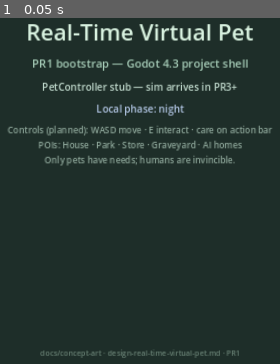
Above: before the commit, frame 1.
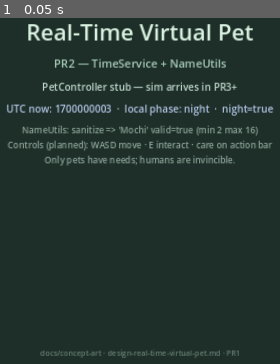
Above: after the commit, the same moment.

Repository: i-apologise/real-time-virtual-pet
Game: Godot game, scene res://scenes/main.tscn
The game is run twice, just before and just after one commit, with the same random seed, the same clock (stepped at 60 frames per second) and the same inputs.
Inputs:
- Up to frame 1 (0.05 s): no input

The runs differ from the first frame. In frame 1, 4.8% of the frame differs, in the area x 2-98%, y 11-39%.

Commit message:
feat(pr2): TimeService clock injection, TimeUtils, NameUtils
- TimeService: now_unix_utc, local_datetime, local_day_phase, injectable clock
- TimeUtils: phase table (dawn/day/dusk/night), dt clamp/format helpers
- NameUtils: sanitize control chars, min 2 max 16 validation
- Headless tests: test_time_utils, test_name_utils (3 suites green)
- Main shell shows phase + name sample; PR evidence under docs/pr-screenshots/

Diff:
--- a/scenes/main.gd
+++ b/scenes/main.gd
@@ -1,5 +1,7 @@
 extends Control
-## Bootstrap main scene (PR1). Placeholder until town hub ships.
+## Main shell — shows TimeService / NameUtils (PR2).
+
+const NameUtils := preload("res://src/util/name_utils.gd")
 
 @onready var _title: Label = %TitleLabel
 @onready var _subtitle: Label = %SubtitleLabel
@@ -10,10 +12,24 @@
 
 func _ready() -> void:
 	_title.text = "Real-Time Virtual Pet"
-	_subtitle.text = "PR1 bootstrap — Godot 4.3 project shell"
+	_subtitle.text = "PR2 — TimeService + NameUtils"
 	_status.text = PetController.get_status_line()
-	_phase.text = "Local phase: %s" % str(TimeService.local_day_phase())
-	_hints.text = "Controls (planned): WASD move · E interact · care on action bar\nPOIs: House · Park · Store · Graveyard · AI homes\nOnly pets have needs; humans are invincible."
-	print("[main] Real-Time Virtual Pet PR1 ready")
-	print("[main] TimeService phase=", TimeService.local_day_phase())
-	print("[main] SceneRouter house=", SceneRouter.describe_poi(SceneRouter.Poi.HOUSE))
+	var phase: StringName = TimeService.local_day_phase()
+	var unix: float = TimeService.now_unix_utc()
+	_phase.text = "UTC now: %.0f  ·  local phase: %s  ·  night=%s" % [
+		unix, str(phase), str(TimeService.is_local_night())
+	]
+	var sample := "  Mochi\n"
+	var ok: bool = NameUtils.is_valid_name(sample)
+	_hints.text = (
+		"NameUtils: sanitize => '%s' valid=%s (min %d max %d)\n"
+		+ "Controls (planned): WASD move · E interact · care on action bar\n"
+		+ "Only pets have needs; humans are invincible."
+	) % [
+		NameUtils.sanitize_name(sample),
+		str(ok),
+		NameUtils.NAME_MIN_LEN,
+		NameUtils.NAME_MAX_LEN,
+	]
+	print("[main] phase=", phase, " unix=", unix)
+	print("[main] name sample valid=", ok)
--- a/src/autoload/time_service.gd
+++ b/src/autoload/time_service.gd
@@ -1,17 +1,45 @@
 extends Node
-## Stub — PR2 will implement UTC clock + local day phase.
-## Injectable clock for tests later.
+## Wall-clock access for sim and presentation.
+## UTC for simulation authority; local datetime for day phase / UI only.
+
+const _TimeUtils := preload("res://src/util/time_utils.gd")
+
+var _clock_override: Callable = Callable()
+
+
+func set_clock_override(clock: Callable) -> void:
+	_clock_override = clock
+
+
+func clear_clock_override() -> void:
+	_clock_override = Callable()
+
+
+func has_clock_override() -> bool:
+	return _clock_override.is_valid()
+
 
 func now_unix_utc() -> float:
-	return Time.get_unix_time_from_system()
+	if _clock_override.is_valid():
+		return float(_clock_override.call())
+	return float(Time.get_unix_time_from_system())
+
+
+func local_datetime() -> Dictionary:
+	if _clock_override.is_valid():
+		var unix := float(_clock_override.call())
+		return Time.get_datetime_dict_from_unix_time(int(unix))
+	return Time.get_datetime_dict_from_system()
 
 
 func local_day_phase() -> StringName:
-	var h := Time.get_time_dict_from_system()["hour"] as int
-	if h >= 5 and h < 11:
-		return &"morning"
-	if h >= 11 and h < 17:
-		return &"day"
-	if h >= 17 and h < 21:
-		return &"dusk"
-	return &"night"
+	var h: int = int(local_datetime().get("hour", 0))
+	return _TimeUtils.phase_from_hour(h)
+
+
+func is_local_night() -> bool:
+	return local_day_phase() == &"night"
+
+
+func is_local_day() -> bool:
+	return local_day_phase() == &"day"
--- /dev/null
+++ b/src/util/name_utils.gd
@@ -0,0 +1,30 @@
+class_name NameUtils
+extends RefCounted
+## Pet display name rules: min 2, max 16, strip control chars only.
+
+const NAME_MIN_LEN := 2
+const NAME_MAX_LEN := 16
+
+
+## Strip control characters (ASCII < 32 and DEL). Edge-trim whitespace; interior spaces OK.
+static func sanitize_name(raw: String) -> String:
+	var out := ""
+	for i in raw.length():
+		var c: int = raw.unicode_at(i)
+		if c < 32 or c == 127:
+			continue
+		out += String.chr(c)
+	return out.strip_edges()
+
+
+static func is_valid_name(raw: String) -> bool:
+	var s := sanitize_name(raw)
+	return s.length() >= NAME_MIN_LEN and s.length() <= NAME_MAX_LEN
+
+
+## Returns sanitized name if valid, else empty string.
+static func accepted_name_or_empty(raw: String) -> String:
+	var s := sanitize_name(raw)
+	if s.length() >= NAME_MIN_LEN and s.length() <= NAME_MAX_LEN:
+		return s
+	return ""
--- /dev/null
+++ b/src/util/time_utils.gd
@@ -0,0 +1,62 @@
+class_name TimeUtils
+extends RefCounted
+## Pure time helpers — no scene tree, no OS clock (pass values in).
+
+## Design phases (local hour, presentation only; never use in passive decay).
+## dawn: [5, 8)  day: [8, 18)  dusk: [18, 21)  night: otherwise
+static func phase_from_hour(hour: int) -> StringName:
+	var h := hour % 24
+	if h < 0:
+		h += 24
+	if h >= 5 and h < 8:
+		return &"dawn"
+	if h >= 8 and h < 18:
+		return &"day"
+	if h >= 18 and h < 21:
+		return &"dusk"
+	return &"night"
+
+
+static func is_night_hour(hour: int) -> bool:
+	return phase_from_hour(hour) == &"night"
+
+
+static func is_day_hour(hour: int) -> bool:
+	return phase_from_hour(hour) == &"day"
+
+
+## Elapsed seconds between two unix timestamps (can be negative if reversed).
+static func delta_seconds(from_unix: float, to_unix: float) -> float:
+	return to_unix - from_unix
+
+
+## Clamp a non-negative duration to max_sec (for MAX_CATCHUP-style caps later).
+static func clamp_forward_dt(raw_dt: float, max_sec: float) -> float:
+	if raw_dt < 0.0:
+		return 0.0
+	if max_sec >= 0.0 and raw_dt > max_sec:
+		return max_sec
+	return raw_dt
+
+
+## Human-readable duration for debug HUD (e.g. "2h 5m").
+static func format_duration(seconds: float) -> String:
+	var s := int(floor(abs(seconds)))
+	var neg := seconds < 0.0
+	var days := s / 86400
+	s = s % 86400
+	var hours := s / 3600
+	s = s % 3600
+	var mins := s / 60
+	s = s % 60
+	var parts: PackedStringArray = []
+	if days > 0:
+		parts.append("%dd" % days)
+	if hours > 0:
+		parts.append("%dh" % hours)
+	if mins > 0:
+		parts.append("%dm" % mins)
+	if parts.is_empty() or (days == 0 and hours == 0 and mins == 0 and s > 0):
+		parts.append("%ds" % s)
+	var out := " ".join(parts)
+	return ("-" + out) if neg else out
--- a/tests/run_tests.gd
+++ b/tests/run_tests.gd
@@ -1,9 +1,11 @@
 extends SceneTree
-## Zero-dependency test runner (PR1).
+## Zero-dependency test runner.
 ## Usage: godot --headless --path . -s res://tests/run_tests.gd
 
 const TEST_SCRIPTS := [
 	"res://tests/test_bootstrap.gd",
+	"res://tests/test_time_utils.gd",
+	"res://tests/test_name_utils.gd",
 ]
 
 
--- /dev/null
+++ b/tests/test_name_utils.gd
@@ -0,0 +1,38 @@
+extends RefCounted
+
+const NU := preload("res://src/util/name_utils.gd")
+
+
+func run() -> Dictionary:
+	if NU.NAME_MIN_LEN != 2 or NU.NAME_MAX_LEN != 16:
+		return {"ok": false, "message": "NAME_MIN/MAX constants wrong"}
+
+	if not NU.is_valid_name("Bo"):
+		return {"ok": false, "message": "Bo should be valid"}
+	if not NU.is_valid_name("SixteenCharsHere"):
+		return {"ok": false, "message": "16-char should be valid"}
+	if NU.is_valid_name("A"):
+		return {"ok": false, "message": "1-char invalid"}
+	if NU.is_valid_name(""):
+		return {"ok": false, "message": "empty invalid"}
+	if NU.is_valid_name("ThisNameIsWayTooLongXX"):
+		return {"ok": false, "message": "too long invalid"}
+
+	var clean: String = NU.sanitize_name("Hi\nThere\t")
+	if clean != "HiThere":
+		return {"ok": false, "message": "sanitize control failed: '%s'" % clean}
+
+	if NU.sanitize_name("  Soft Blob  ") != "Soft Blob":
+		return {"ok": false, "message": "edge trim / interior space failed"}
+	if not NU.is_valid_name("  Soft Blob  "):
+		return {"ok": false, "message": "Soft Blob after sanitize should be valid"}
+
+	if NU.accepted_name_or_empty("x") != "":
+		return {"ok": false, "message": "accepted_name_or_empty should reject short"}
+	if NU.accepted_name_or_empty("  Mochi ") != "Mochi":
+		return {"ok": false, "message": "accepted_name_or_empty should return sanitized"}
+
+	if not NU.is_valid_name("CoolPet99"):
+		return {"ok": false, "message": "alphanumeric should pass"}
+
+	return {"ok": true, "message": "NameUtils min2 max16 sanitize OK"}
--- /dev/null
+++ b/tests/test_time_utils.gd
@@ -0,0 +1,65 @@
+extends RefCounted
+
+const TU := preload("res://src/util/time_utils.gd")
+
+
+func run() -> Dictionary:
+	var cases := {
+		0: &"night",
+		4: &"night",
+		5: &"dawn",
+		7: &"dawn",
+		8: &"day",
+		12: &"day",
+		17: &"day",
+		18: &"dusk",
+		20: &"dusk",
+		21: &"night",
+		23: &"night",
+	}
+	for hour in cases.keys():
+		var got: StringName = TU.phase_from_hour(int(hour))
+		var want: StringName = cases[hour]
+		if got != want:
+			return {"ok": false, "message": "hour %s expected %s got %s" % [hour, want, got]}
+
+	if not TU.is_day_hour(10) or TU.is_night_hour(10):
+		return {"ok": false, "message": "day hour flags wrong"}
+	if not TU.is_night_hour(22) or TU.is_day_hour(22):
+		return {"ok": false, "message": "night hour flags wrong"}
+
+	if abs(TU.delta_seconds(100.0, 250.5) - 150.5) > 0.001:
+		return {"ok": false, "message": "delta_seconds wrong"}
+
+	if TU.clamp_forward_dt(-5.0, 100.0) != 0.0:
+		return {"ok": false, "message": "negative dt should clamp to 0"}
+	if TU.clamp_forward_dt(999.0, 100.0) != 100.0:
+		return {"ok": false, "message": "max catchup clamp failed"}
+	if TU.clamp_forward_dt(50.0, 100.0) != 50.0:
+		return {"ok": false, "message": "in-range dt should pass"}
+
+	var fmt: String = TU.format_duration(3661.0)
+	if not ("1h" in fmt and "1m" in fmt):
+		return {"ok": false, "message": "format_duration unexpected: %s" % fmt}
+
+	var fixed := 1_700_000_000.0
+	TimeService.set_clock_override(func() -> float: return fixed)
+	if abs(TimeService.now_unix_utc() - fixed) > 0.001:
+		TimeService.clear_clock_override()
+		return {"ok": false, "message": "clock override failed"}
+	if not TimeService.has_clock_override():
+		TimeService.clear_clock_override()
+		return {"ok": false, "message": "has_clock_override expected true"}
+	TimeService.clear_clock_override()
+	if TimeService.has_clock_override():
+		return {"ok": false, "message": "clear_clock_override failed"}
+	var live := TimeService.now_unix_utc()
+	var sys := float(Time.get_unix_time_from_system())
+	if abs(live - sys) > 2.0:
+		return {"ok": false, "message": "live clock drift too large"}
+
+	var phase: StringName = TimeService.local_day_phase()
+	if phase != &"dawn" and phase != &"day" and phase != &"dusk" and phase != &"night":
+		return {"ok": false, "message": "unexpected phase: %s" % str(phase)}
+
+	return {"ok": true, "message": "TimeUtils + TimeService clock injection OK"}
Binary file added: docs/pr-screenshots/pr2-day-phase-table.png
Binary file added: docs/pr-screenshots/pr2-name-rules.png
Binary file added: docs/pr-screenshots/pr2-tests-green.png
Not shown, added: src/util/name_utils.gd.uid
Not shown, added: src/util/time_utils.gd.uid
Not shown, added: tests/test_name_utils.gd.uid
Not shown, added: tests/test_time_utils.gd.uid
